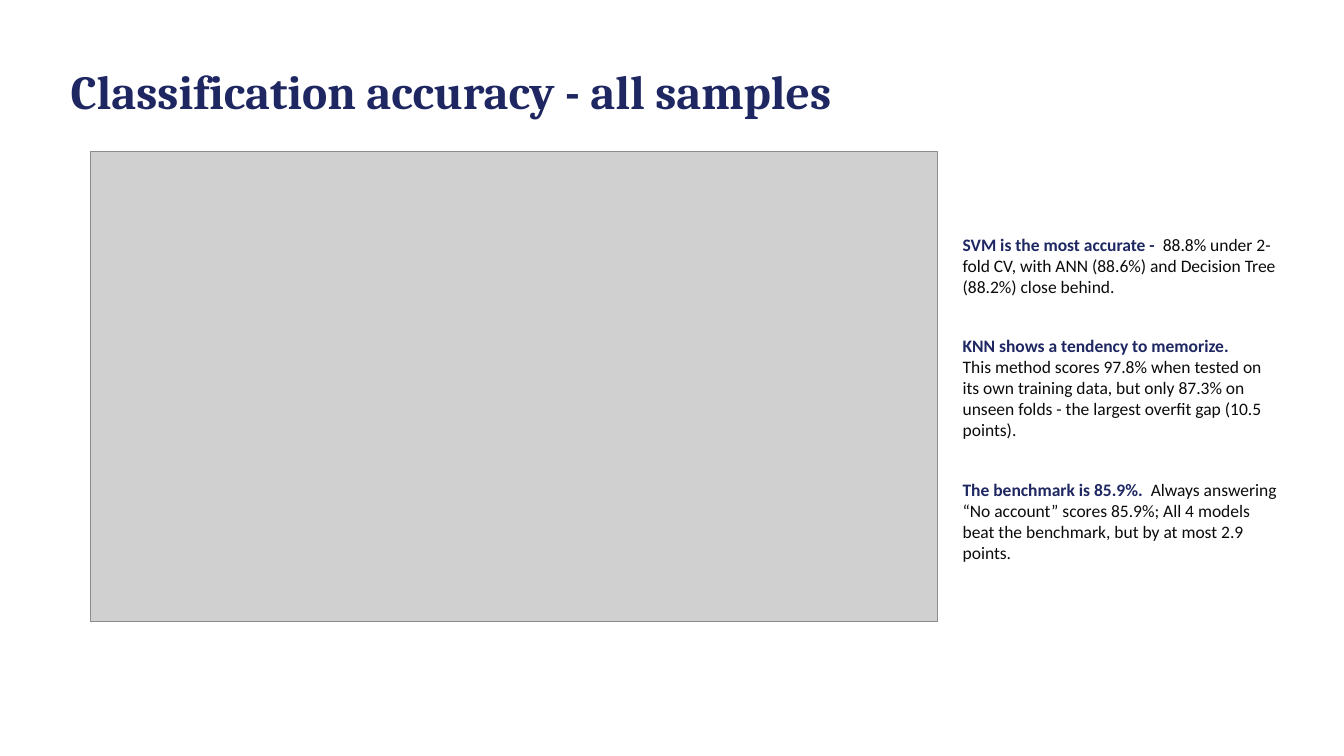
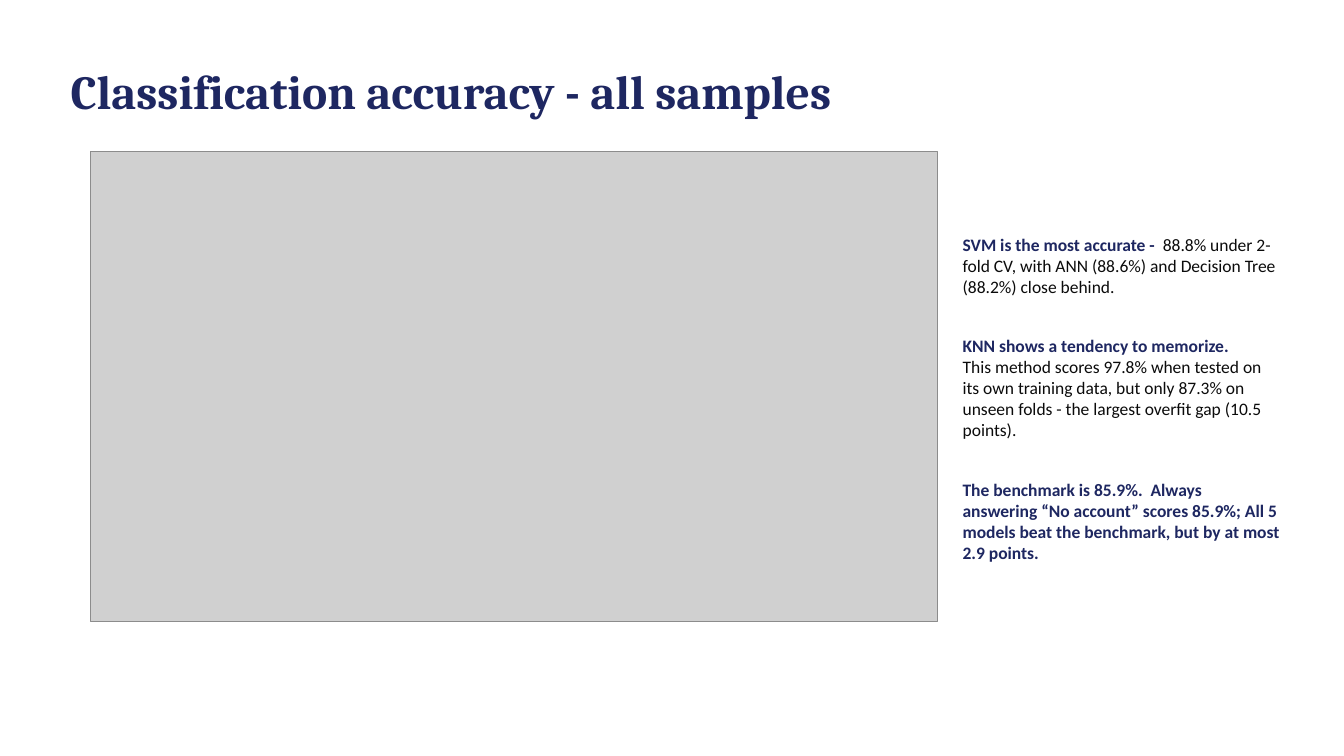
Before and after one commit to davidgathage/ML-application-KNN-SVM-Decision-Trees, a slide deck: slide 6 of Report/Mini project report.pptx. Drawn at 1344x756 pixels with LibreOffice and Linux fonts; fonts in the diff are those of the drawing; grey boxes stand for pictures. Boxes give left, top, right and bottom in pixels: in the first picture for what was removed or moved away, otherwise in the second. Text is boxed around its words. In the diff, an @@ line names an element or a change of style, - is before the commit and + after.

```diff
--- a/Report/Mini project report.pptx
+++ b/Report/Mini project report.pptx
@@ text at (963,483,1279,562): text changed; text colour #0B0B0B to #1E2761; bold on @@
-The benchmark is 85.9%. Always answering “No account” scores 85.9%; All 4 models beat the benchmark, but by at most 2.9 points.
+The benchmark is 85.9%. Always answering “No account” scores 85.9%; All 5 models beat the benchmark, but by at most 2.9 points.
```
Also in this commit, not shown: 6 other slides changed.
